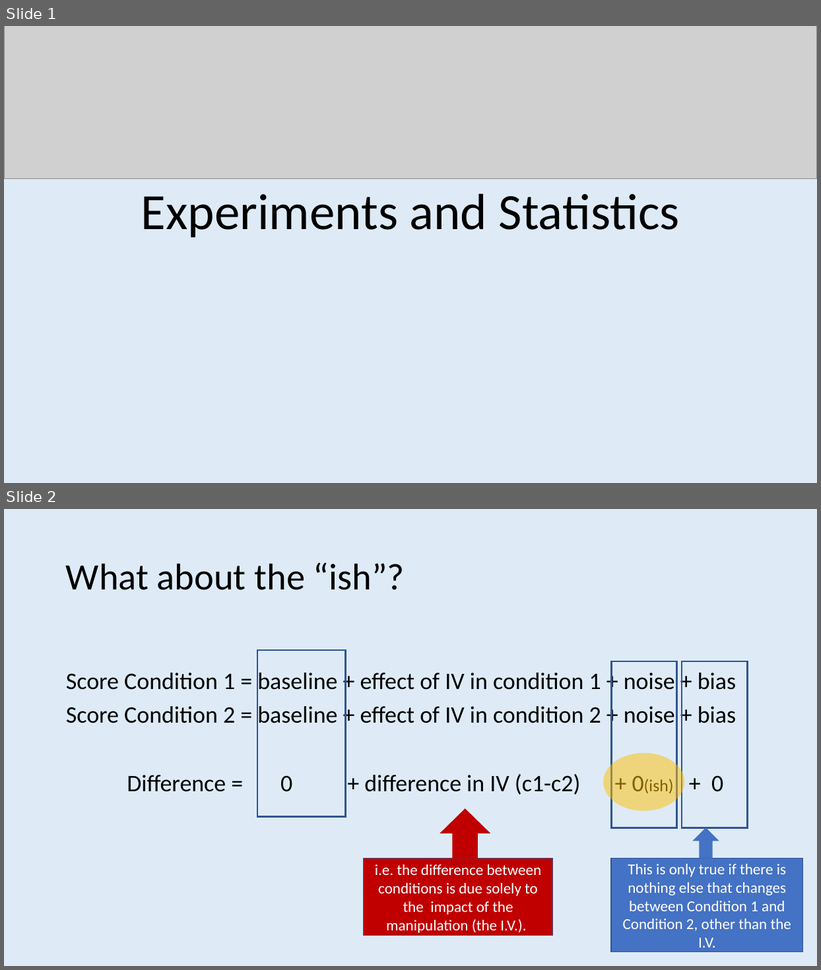
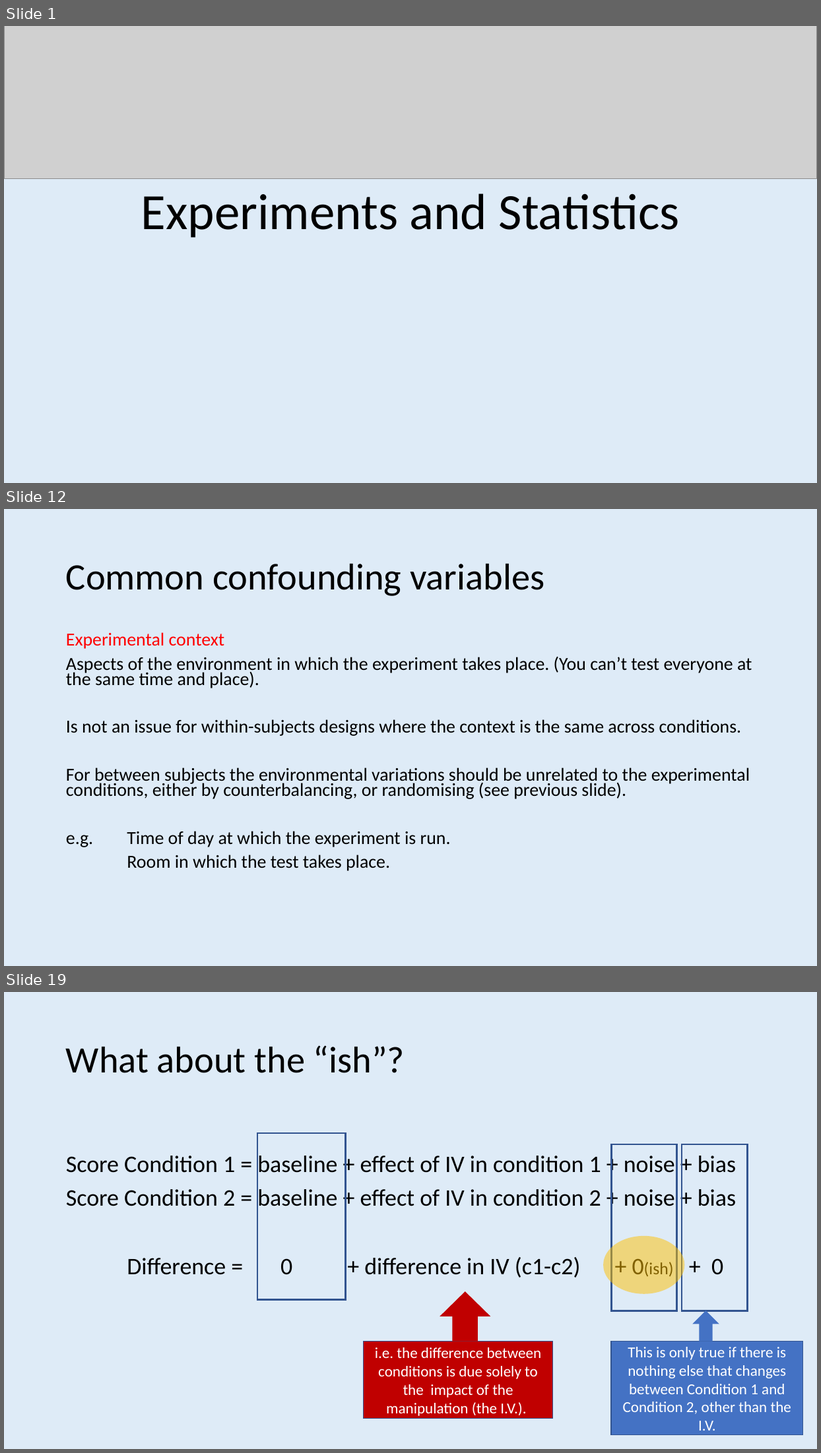
Before and after one commit to ajwills72/rmhealth-found, a slide deck: docs/lecture_4.pptx. Shown one above the other, each under a label of ours: slides 1 and 2 before the commit, slides 1, 12 and 19 after it; the slides between them are not shown. The pictures are 821x970 and 821x1453 pixels, drawn with LibreOffice and Linux fonts; fonts in the diff are those of the drawing; grey boxes stand for pictures. Boxes give left, top, right and bottom in pixels: in the first picture for what was removed or moved away, otherwise in the second. Text is boxed around its words. In the diff, an @@ line names an element or a change of style, - is before the commit and + after.

```diff
--- a/docs/lecture_4.pptx
+++ b/docs/lecture_4.pptx
@@ slide 12 added at <box>4,509,817,966</box>, background #DEEBF7 @@
@@ title added at <box>66,563,545,596</box>, 44 pt, text #000000 @@
+Common confounding variables
@@ text added at <box>66,632,752,871</box>, 21.7 pt, text #000000 @@
+Experimental context
+Aspects of the environment in which the experiment takes place. (You can’t test everyone at the same time and place).
+Is not an issue for within-subjects designs where the context is the same across conditions.
+For between subjects the environmental variations should be unrelated to the experimental conditions, either by counterbalancing, or randomising (see previous slide).
+e.g. Time of day at which the experiment is run.
+Room in which the test takes place.
@@ what was slide 2 is now slide 19 @@
```
Also in this commit, not shown: 17 other slides added, 9 slides removed.
